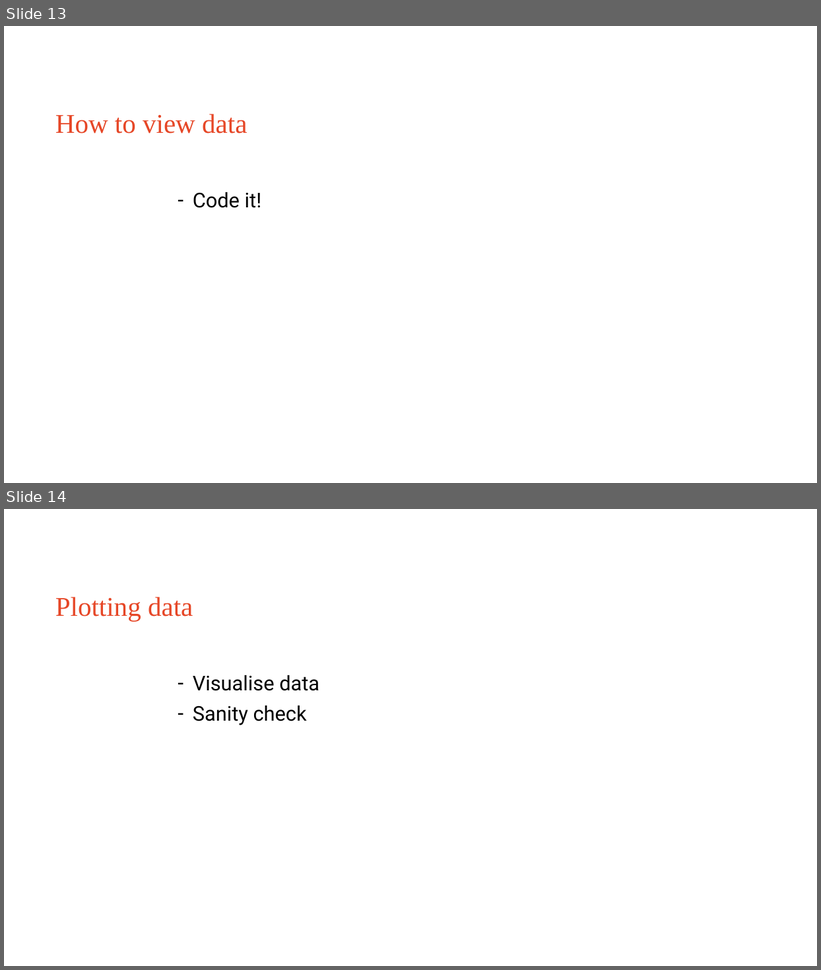
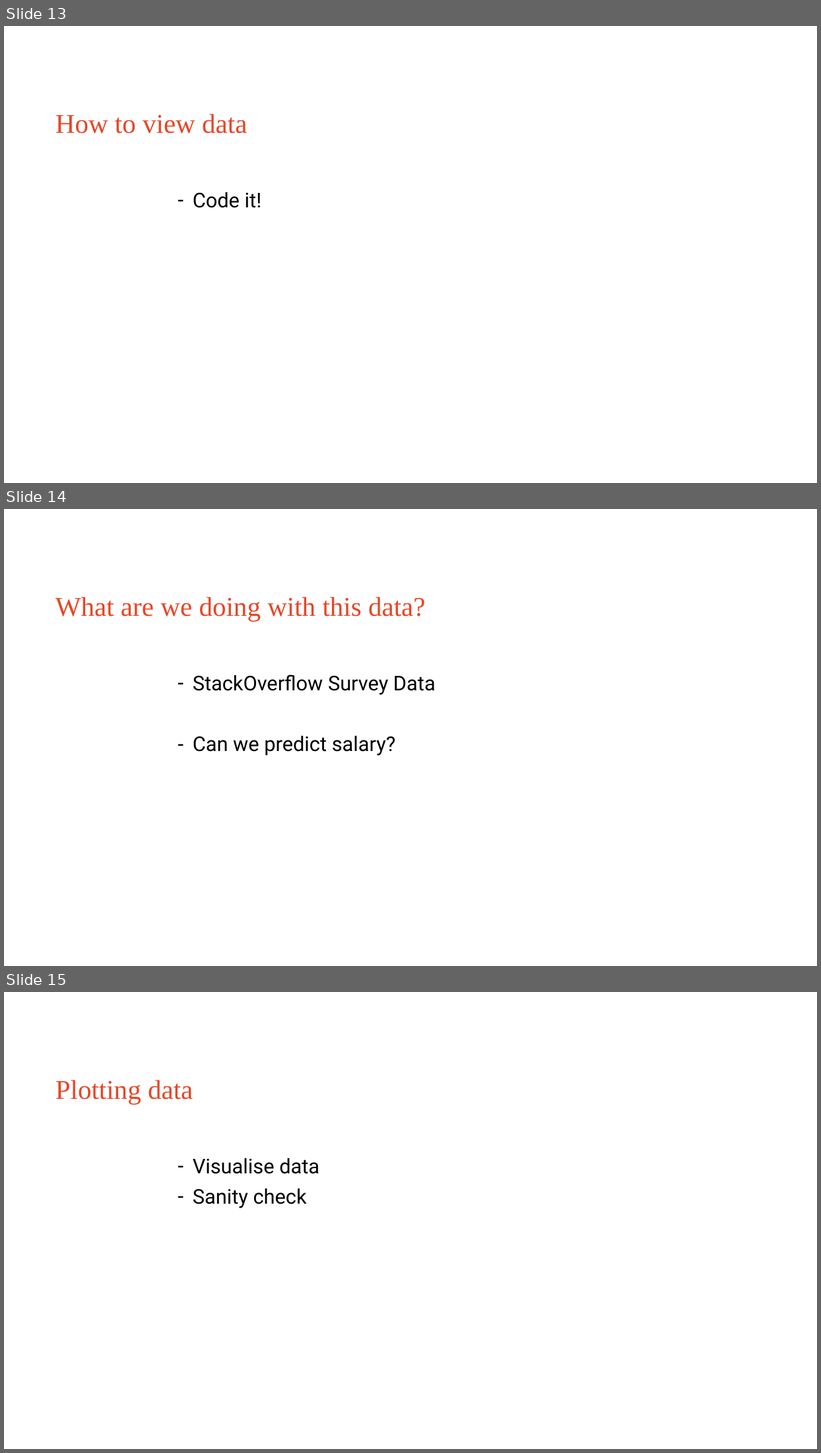
Before and after one commit to Sydney-Informatics-Hub/EDAinR, a slide deck: eda_r.pptx. Shown one above the other, each under a label of ours: slides 13 and 14 before the commit, slides 13, 14 and 15 after it. The pictures are 821x970 and 821x1453 pixels, drawn with LibreOffice and Linux fonts; fonts in the diff are those of the drawing. Boxes give left, top, right and bottom in pixels: in the first picture for what was removed or moved away, otherwise in the second. Text is boxed around its words. In the diff, an @@ line names an element or a change of style, - is before the commit and + after.

Commit message:
Explains why doing eda with dataset

```diff
--- a/eda_r.pptx
+++ b/eda_r.pptx
@@ slide 14 added at (4,509,817,966), background #FFFFFF @@
@@ title added at (55,597,426,621), 32 pt, text #E64626 @@
+What are we doing with this data?
@@ text added at (193,675,436,756), 24 pt, text #000000 @@
+– StackOverflow Survey Data
+– Can we predict salary?
@@ what was slide 14 is now slide 15 @@
```
Also in this commit, not shown: 7 slides changed, 2 other slides added, 4 slides removed.
